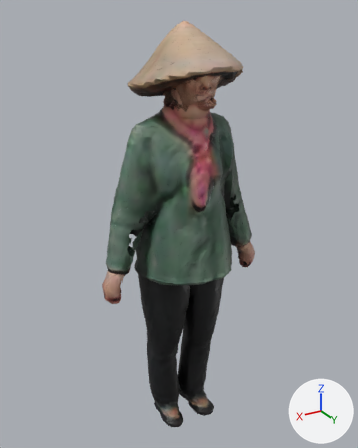
Two versions of the glTF model public/models/ma/nhanvat/tp-002.glb, one commit apart.
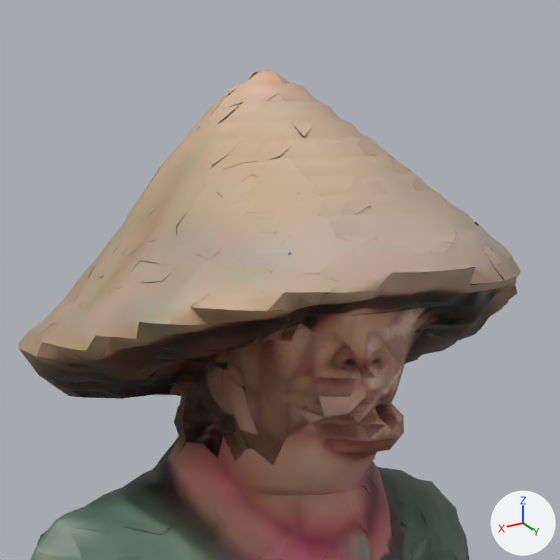
Old and new are each drawn whole from a 50 mm lens placed at (0.899, 1.459, 1.65), pointed at (0.005, -0.031, 0.905) and again close up on the part from 34% to 71% of the width and 1% to 30% of the height. The lights are fixed; the arrows at lower right show +X, +Y and +Z. The older version's two pictures come first. Vertices at exactly the same position are counted once.

Objects in the first close-up: 'Body'.
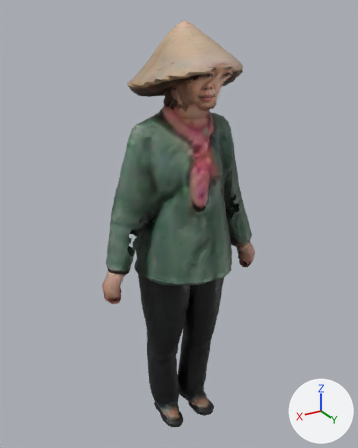
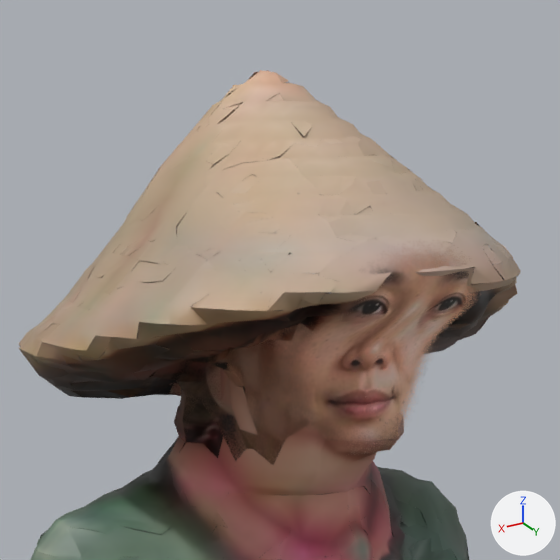
The edits, one by one:
Picture 'mat-2d' (img_mat_2d) is new.
Material 'Face2D' (mat_face2d) is new.
Uses the picture img_mat_2d.
me_body is used by ob_body; location (0.0, 0.0, 0.0).
me_body had 12390 vertices, 15859 faces and spanned x -0.33..0.33, y -0.17..0.21, z 0.0..1.62.
me_body now has 13340 vertices, 17637 faces and spans x -0.33..0.33, y -0.17..0.21, z 0.0..1.62.
me_body part 1: 950 vertices added at x -0.07..0.08, y 0.12..0.21, z 1.36..1.53.
me_body gains material mat_face2d.

Boxes (x1, y1, x2, y2) around the edits, measured in the close-ups (560 x 560 px):
part 1 of me_body, added (brown)
    after: (269, 240, 481, 454)
